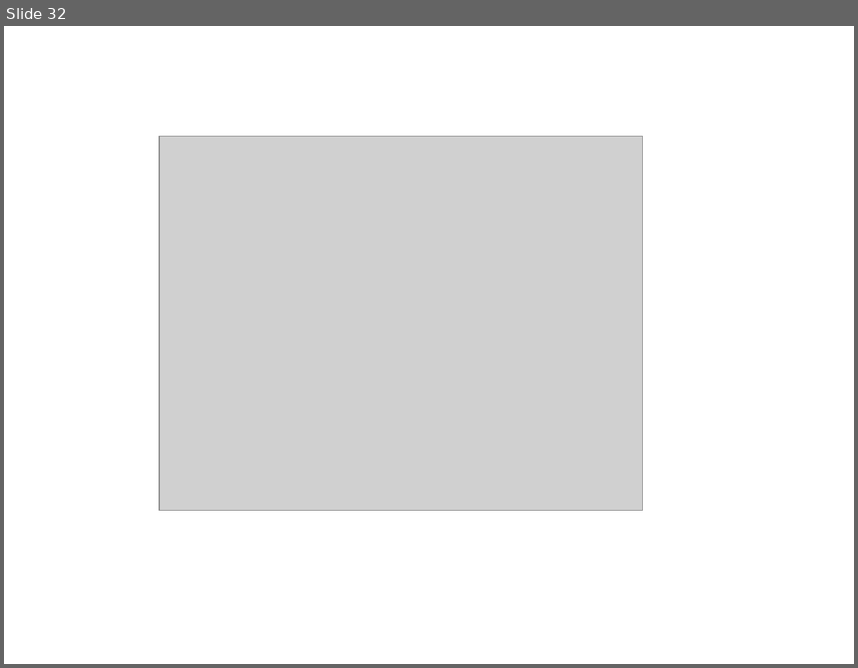
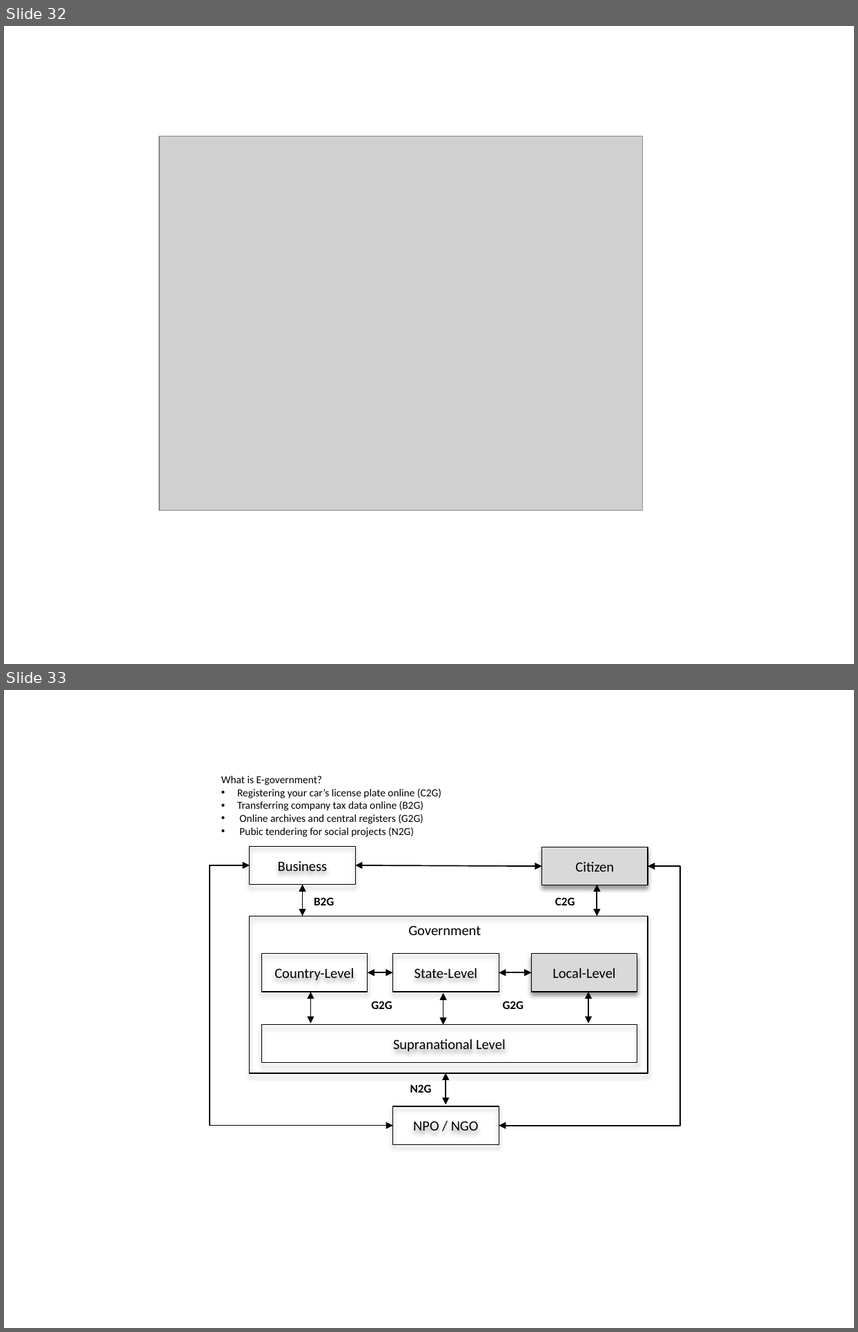
Before and after one commit to paxian/finalexam, a slide deck: model.pptx. Shown one above the other, each under a label of ours: slide 32 before the commit, slides 32 and 33 after it. The pictures are 858x668 and 858x1332 pixels, drawn with LibreOffice and Linux fonts; fonts in the diff are those of the drawing; grey boxes stand for pictures. Boxes give left, top, right and bottom in pixels: in the first picture for what was removed or moved away, otherwise in the second. Text is boxed around its words. In the diff, an @@ line names an element or a change of style, - is before the commit and + after.

```diff
--- a/model.pptx
+++ b/model.pptx
@@ slide 33 added at box(4, 690, 854, 1328), background #FFFFFF @@
@@ group added at box(210, 776, 680, 1144): 9 double arrows, 8 rectangles, 7 texts, 2 elbow double arrows @@
+Business
+Citizen
+Country-Level
+State-Level
+Local-Level
+Supranational Level
+NPO / NGO
+Government
+B2G
+C2G
+G2G
+G2G
+N2G
+What is E-government?
+• Registering your car’s license plate online (C2G)
+• Transferring company tax data online (B2G)
+• Online archives and central registers (G2G)
+• Pubic tendering for social projects (N2G)
```
Also in this commit, not shown: 2 other files.
